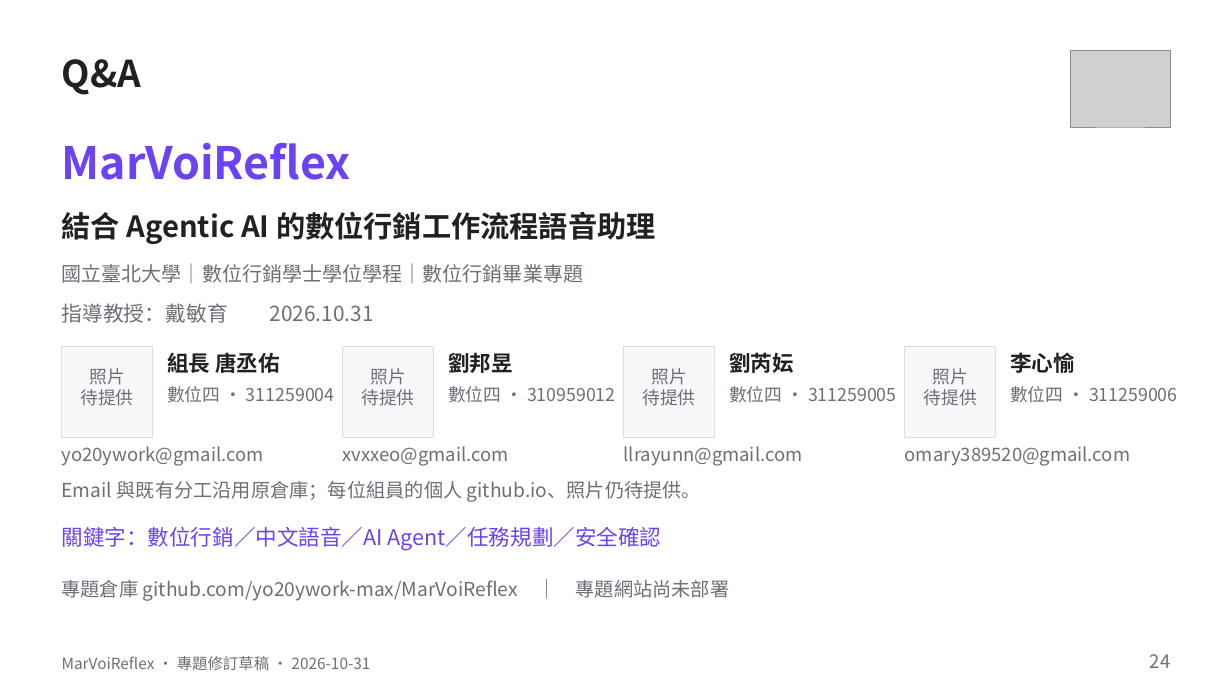
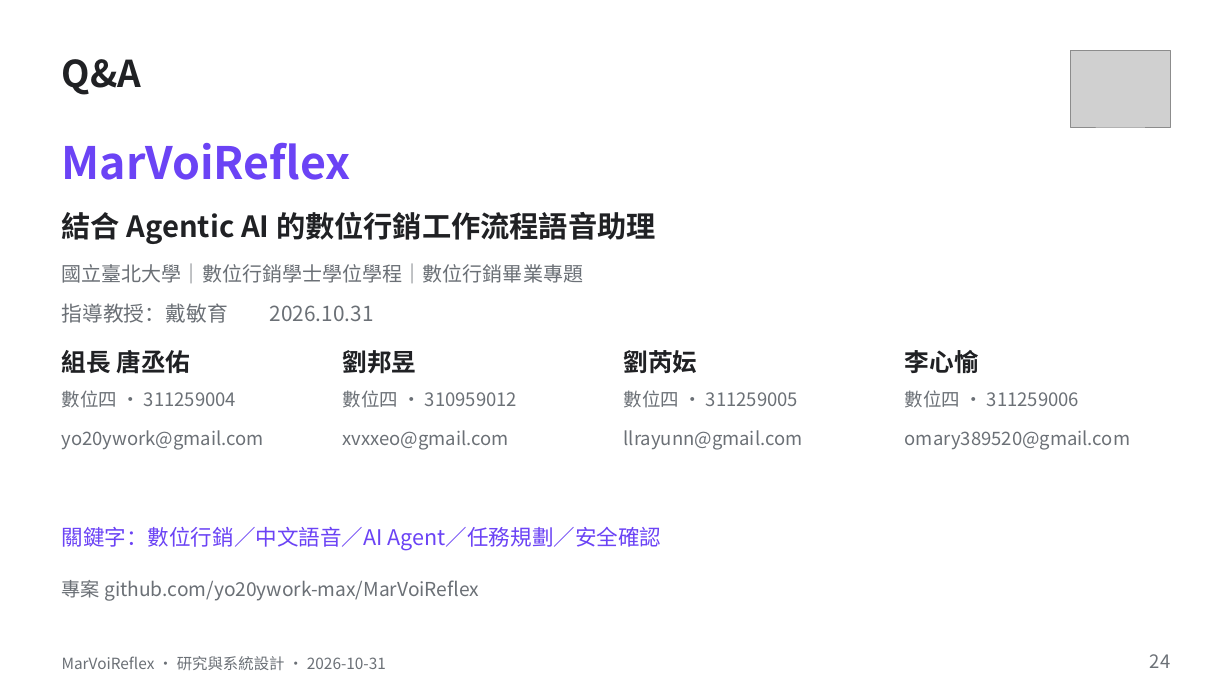
Before and after one commit to yo20ywork-max/MarVoiReflex, a slide deck: slide 24 of docs/presentation/MarVoiReflex-Revision-20261031.pptx. Drawn at 1232x693 pixels with LibreOffice and Linux fonts; fonts in the diff are those of the drawing; grey boxes stand for pictures. Boxes give left, top, right and bottom in pixels: in the first picture for what was removed or moved away, otherwise in the second. Text is boxed around its words. In the diff, an @@ line names an element or a change of style, - is before the commit and + after.

```diff
--- a/docs/presentation/MarVoiReflex-Revision-20261031.pptx
+++ b/docs/presentation/MarVoiReflex-Revision-20261031.pptx
@@ text "組長 唐丞佑": place and size @@
-text "組長 唐丞佑" at [167, 352, 280, 373]
+text "組長 唐丞佑" at [62, 350, 190, 374]
@@ rectangle removed at [61, 347, 152, 438] @@
@@ text "劉邦昱": place and size @@
-text "劉邦昱" at [448, 353, 513, 373]
+text "劉邦昱" at [343, 350, 417, 373]
@@ rectangle removed at [343, 347, 434, 438] @@
@@ text "劉芮妘": place and size @@
-text "劉芮妘" at [729, 352, 794, 373]
+text "劉芮妘" at [624, 350, 698, 374]
@@ rectangle removed at [624, 347, 715, 438] @@
@@ size 21 to 24 pt in 4 elements at [624, 350, 698, 374], [343, 350, 417, 373], [62, 350, 190, 374], [905, 350, 979, 374] @@
@@ text "李心愉": place and size @@
-text "李心愉" at [1010, 352, 1075, 373]
+text "李心愉" at [905, 350, 979, 374]
@@ rectangle removed at [905, 347, 996, 438] @@
@@ text "數位四 · 311259004": place and size @@
-text "數位四 · 311259004" at [167, 386, 335, 403]
+text "數位四 · 311259004" at [62, 390, 236, 408]
@@ text removed at [80, 368, 133, 406] @@
-照片
-待提供
@@ text "數位四 · 310959012": place and size @@
-text "數位四 · 310959012" at [448, 386, 616, 403]
+text "數位四 · 310959012" at [343, 390, 517, 408]
@@ text removed at [361, 368, 414, 406] @@
-照片
-待提供
@@ text "數位四 · 311259005": place and size @@
-text "數位四 · 311259005" at [729, 386, 897, 403]
+text "數位四 · 311259005" at [624, 390, 798, 408]
@@ text removed at [643, 368, 696, 406] @@
-照片
-待提供
@@ size 17.2 to 18 pt in 4 elements at [343, 390, 517, 408], [624, 390, 798, 408], [62, 390, 236, 408], [905, 390, 1079, 408] @@
@@ text "數位四 · 311259006": place and size @@
-text "數位四 · 311259006" at [1010, 386, 1178, 403]
+text "數位四 · 311259006" at [905, 390, 1079, 408]
@@ text removed at [924, 368, 977, 406] @@
-照片
-待提供
@@ 4 texts: place and size @@
-4 texts at [62, 446, 1130, 466]
+4 texts at [62, 430, 1130, 450]
@@ text removed at [62, 481, 701, 502] @@
-Email 與既有分工沿用原倉庫；每位組員的個人 github.io、照片仍待提供。
@@ text at [62, 580, 479, 601]: text changed @@
-專題倉庫 github.com/yo20ywork-max/MarVoiReflex ｜ 專題網站尚未部署
+專案 github.com/yo20ywork-max/MarVoiReflex
@@ text at [62, 656, 386, 670]: text changed @@
-MarVoiReflex · 專題修訂草稿 · 2026-10-31
+MarVoiReflex · 研究與系統設計 · 2026-10-31
```
Also in this commit, not shown: 23 other slides changed, 36 other files.
